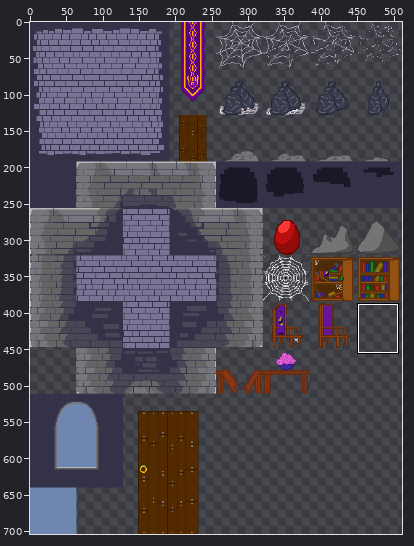
File history of a sprite sheet, Assets/Backgrounds/backgroundTiles.png. Above, an overview of the earlier version with the close-up marked.
Close-up. Old version:
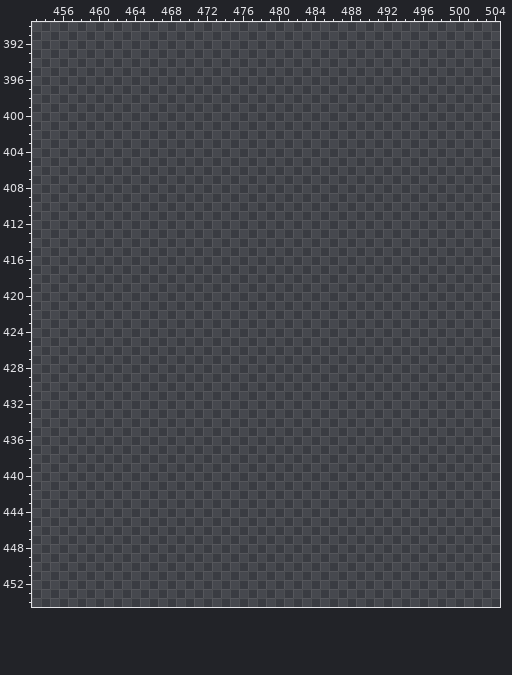
The file is 512x704 pixels. Colours within 5 levels of each other are drawn and written as one. Shown: x 453..504, y 390..454. The commit also changed other parts of the picture, which this record leaves out.
The result:
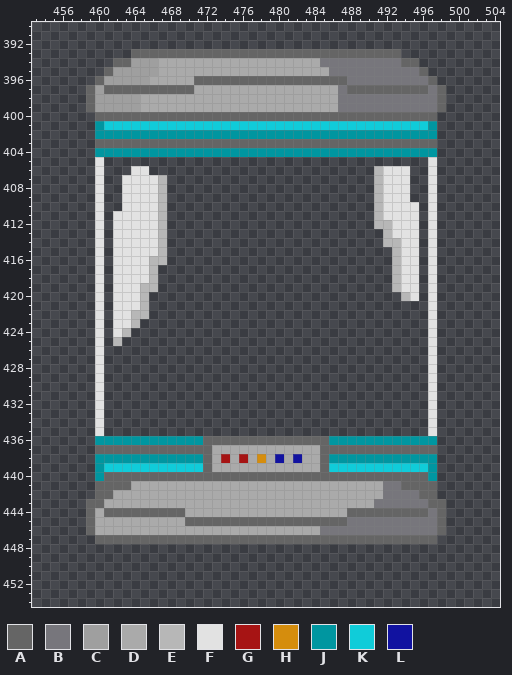
Palette (. is transparent): A #656565  B #77767c  C #9f9f9f  D #aaaaaa  E #b7b7b7  F #e2e2e2  G #a61414  H #d58d0d  J #0096a0  K #10ccd9  L #1112a0
Changes in this commit:
@@ x 453..504 @@
 392 ....................................................
-393 ....................................................
-394 ....................................................
-395 ....................................................
-396 ....................................................
-397 ....................................................
-398 ....................................................
-399 ....................................................
-400 ....................................................
-401 ....................................................
-402 ....................................................
-403 ....................................................
-404 ....................................................
-405 ....................................................
-406 ....................................................
-407 ....................................................
-408 ....................................................
-409 ....................................................
-410 ....................................................
-411 ....................................................
-412 ....................................................
-413 ....................................................
-414 ....................................................
-415 ....................................................
-416 ....................................................
-417 ....................................................
-418 ....................................................
-419 ....................................................
-420 ....................................................
-421 ....................................................
-422 ....................................................
-423 ....................................................
-424 ....................................................
-425 ....................................................
-426 ....................................................
-427 ....................................................
-428 ....................................................
-429 ....................................................
-430 ....................................................
-431 ....................................................
-432 ....................................................
-433 ....................................................
-434 ....................................................
-435 ....................................................
-436 ....................................................
-437 ....................................................
-438 ....................................................
-439 ....................................................
-440 ....................................................
-441 ....................................................
-442 ....................................................
-443 ....................................................
-444 ....................................................
-445 ....................................................
-446 ....................................................
-447 ....................................................
+393 ...........AAAAAAAAAAAAAAAAAAAAAAAAAAAAAA...........
+394 .........AACCCDDDDDDDDDDDDDDDDDDBBBBBBBBBAA.........
+395 ........ACCCCCDDDDDDDDDDDDDDDDDDDBBBBBBBBBBA........
+396 .......ACCCCCDDDDDAAAAAAAAAAAAAAAAABBBBBBBBBA.......
+397 ......ACAAAAAAAAAADDDDDDDDDDDDDDDDBAAAAAAAAABA......
+398 ......ACCCCCDDDDDDDDDDDDDDDDDDDDDDBBBBBBBBBBBA......
+399 ......ACCCCCDDDDDDDDDDDDDDDDDDDDDDBBBBBBBBBBBA......
+400 .......AAAAAAAAAAAAAAAAAAAAAAAAAAAAAAAAAAAAAA.......
+401 .......JKKKKKKKKKKKKKKKKKKKKKKKKKKKKKKKKKKKKJ.......
+402 .......JJJJJJJJJJJJJJJJJJJJJJJJJJJJJJJJJJJJJJ.......
+403 .......AAAAAAAAAAAAAAAAAAAAAAAAAAAAAAAAAAAAAA.......
+404 .......JJJJJJJJJJJJJJJJJJJJJJJJJJJJJJJJJJJJJJ.......
+405 .......F....................................F.......
+406 .......F...FF.........................EFFF..F.......
+407 .......F..FFFFE.......................EFFF..F.......
+408 .......F..FFFFE.......................EFFF..F.......
+409 .......F..FFFFE.......................EFFF..F.......
+410 .......F..FFFFE.......................EFFFF.F.......
+411 .......F.FFFFFE.......................EFFFF.F.......
+412 .......F.FFFFFE.......................EEFFF.F.......
+413 .......F.FFFFFE........................EFFF.F.......
+414 .......F.FFFFFE........................EEFF.F.......
+415 .......F.FFFFFE.........................EFF.F.......
+416 .......F.FFFFEE.........................EFF.F.......
+417 .......F.FFFFE..........................EFF.F.......
+418 .......F.FFFFE..........................EFF.F.......
+419 .......F.FFFEE..........................EFF.F.......
+420 .......F.FFFE............................EF.F.......
+421 .......F.FFFE...............................F.......
+422 .......F.FFEE...............................F.......
+423 .......F.FFE................................F.......
+424 .......F.FE.................................F.......
+425 .......F.E..................................F.......
+426 .......F....................................F.......
+427 .......F....................................F.......
+428 .......F....................................F.......
+429 .......F....................................F.......
+430 .......F....................................F.......
+431 .......F....................................F.......
+432 .......F....................................F.......
+433 .......F....................................F.......
+434 .......F....................................F.......
+435 .......F....................................F.......
+436 .......JJJJJJJJJJJJAAAAAAAAAAAAAAJJJJJJJJJJJJ.......
+437 .......AAAAAAAAAAAAADDDDDDDDDDDDAAAAAAAAAAAAA.......
+438 .......JJJJJJJJJJJJADGDGDHDLDLDDAJJJJJJJJJJJJ.......
+439 .......JKKKKKKKKKKKADDDDDDDDDDDDAKKKKKKKKKKKJ.......
+440 .......JAAAAAAAAAAAAAAAAAAAAAAAAAAAAAAAAAAAAJ.......
+441 .......AAAADDDDDDDDDDDDDDDDDDDDDDDDDDDDBBAAAA.......
+442 .......AADDDDDDDDDDDDDDDDDDDDDDDDDDDDDDBBBBAA.......
+443 ......AADDDDDDDDDDDDDDDDDDDDDDDDDDDDDDBBBBBBAA......
+444 ......ADAAAAAAAAADDDDDDDDDDDDDDDDDDAAAAAAAAABA......
+445 ......ADDDDDDDDDDAAAAAAAAAAAAAAAAAABBBBBBBBBBA......
+446 ......ADDDDDDDDDDDDDDDDDDDDDDDDDBBBBBBBBBBBBBA......
+447 .......AAAAAAAAAAAAAAAAAAAAAAAAAAAAAAAAAAAAAA.......
 448 ....................................................
Where, in picture pixels (left, top, right, bottom), the same in both close-ups:
added: (86, 49, 446, 544)
